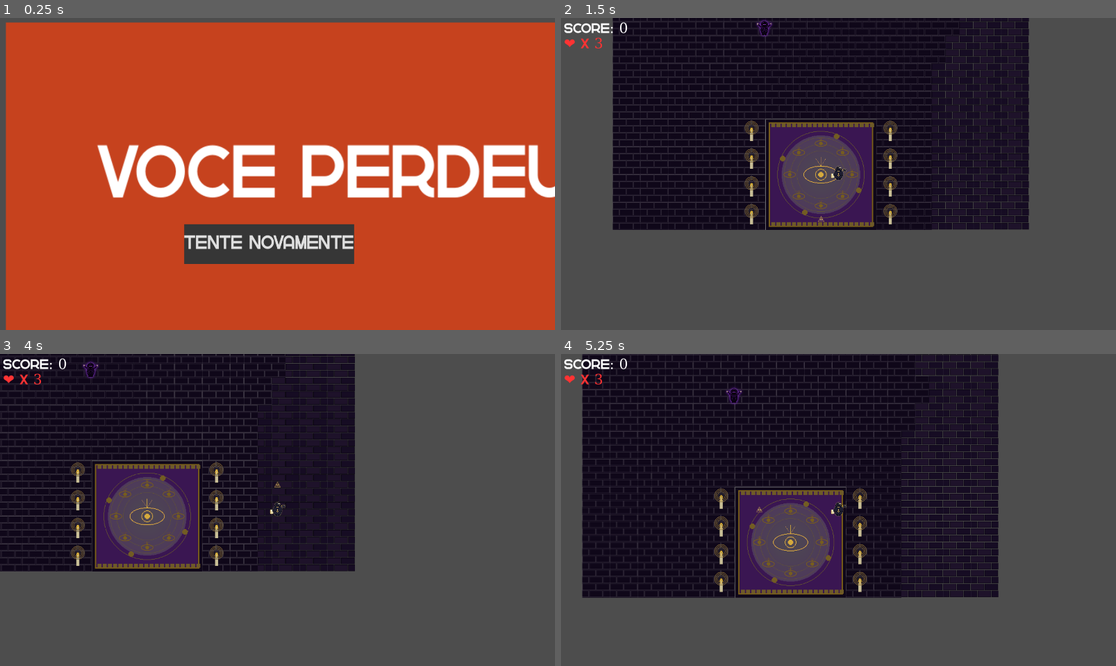
Above: before the commit, frames 1-4 (two rows, left to right).
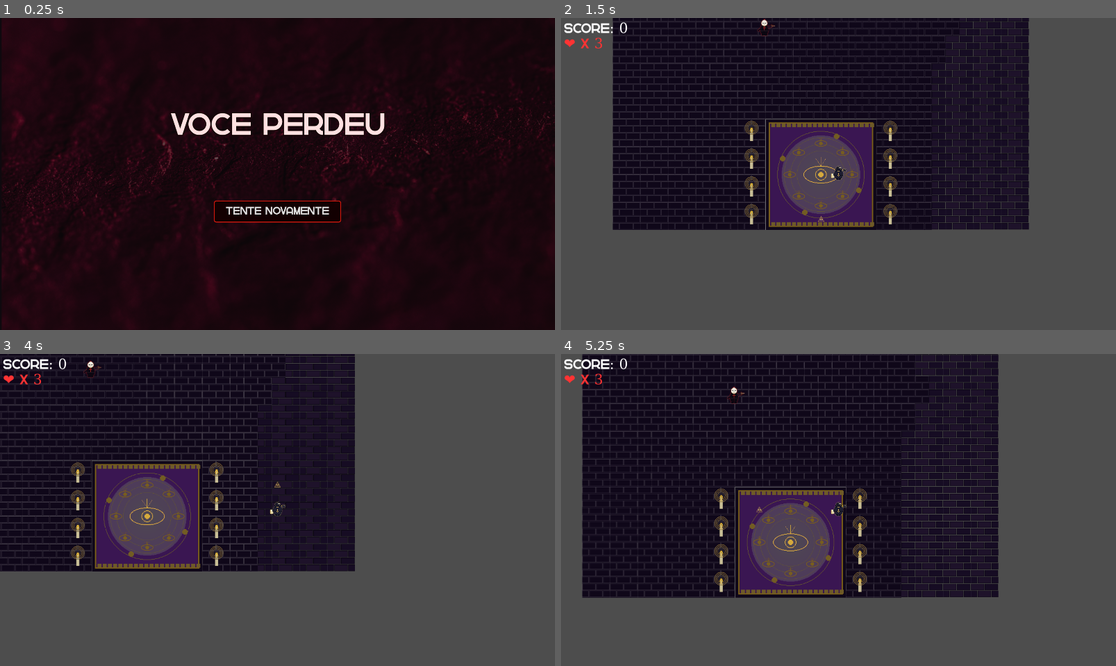
Above: after the commit, the same moments.

Repository: HMarchiori/Infiltrated
Game: Godot game, scene res://youLost.tscn
The game is run twice, just before and just after one commit, with the same random seed, the same clock (stepped at 60 frames per second) and the same inputs. This scene is started directly instead of the project's main scene.
Inputs:
- Up to frame 1 (0.25 s): no input
- Up to frame 2 (1.5 s): click "Tente Novamente" at 0.5 s; tap Enter (ui_accept) at 1.25 s; hold Right (ui_right) from 1.28 s (still down)
- Up to frame 3 (4 s): tap Enter (ui_accept) at 1.52, 2.27, 2.75, 3.77 s; release Right (ui_right) at 2.03 s; hold Down (ui_down) 2.03-2.78 s; hold Right (ui_right) 2.78-3.53 s; hold Up (ui_up) from 3.53 s (still down)
- Up to frame 4 (5.25 s): release Up (ui_up) at 4.28 s; hold Left (ui_left) from 4.28 s (still down); tap Enter (ui_accept) at 4.52 s

The runs differ from the first frame. In frame 1, 100% of the frame differs, in the area x 0-100%, y 0-100%; in frame 2, less than 0.1%; in frame 3, less than 0.1%; in frame 4, less than 0.1%.

Commit message:
refining screens.

Diff:
--- a/infiltrated/Enemy.tscn
+++ b/infiltrated/Enemy.tscn
@@ -2,7 +2,7 @@
 
 [ext_resource type="Script" uid="uid://by4ot1edxp8fm" path="res://Enemy.gd" id="1_enscript"]
 [ext_resource type="PackedScene" uid="uid://dj62gaj2wrmfc" path="res://Projectile.tscn" id="2_projscene"]
-[ext_resource type="Texture2D" uid="uid://621e76swfp7" path="res://Assets/03_chorus_cultist.png" id="3_entex"]
+[ext_resource type="Texture2D" uid="uid://cgcxn0en4v26w" path="res://05_inquisitor.png" id="3_2hac7"]
 
 [sub_resource type="RectangleShape2D" id="RectangleShape2D_enemy"]
 size = Vector2(40, 40)
@@ -15,7 +15,7 @@
 
 [node name="Sprite2D" type="Sprite2D" parent="." unique_id=1771241619]
 scale = Vector2(0.15, 0.15)
-texture = ExtResource("3_entex")
+texture = ExtResource("3_2hac7")
 
 [node name="CollisionShape2D" type="CollisionShape2D" parent="." unique_id=1209608117]
 shape = SubResource("RectangleShape2D_enemy")
--- a/infiltrated/Room.tscn
+++ b/infiltrated/Room.tscn
@@ -1182,6 +1182,7 @@
 sources/6 = SubResource("TileSetAtlasSource_1kin1")
 
 [node name="Room" type="Node2D" unique_id=1136582222]
+position = Vector2(805, 538)
 script = ExtResource("Room_script")
 portal_scene = ExtResource("Portal_scene")
 
--- a/infiltrated/project.godot
+++ b/infiltrated/project.godot
@@ -40,3 +40,4 @@
 [rendering]
 
 rendering_device/driver.windows="d3d12"
+environment/defaults/default_clear_color=Color(0.3019608, 0.3019608, 0.3019608, 0)
--- a/infiltrated/youLost.tscn
+++ b/infiltrated/youLost.tscn
@@ -1,49 +1,67 @@
 [gd_scene format=3 uid="uid://dxhk66qy52x6h"]
 
 [ext_resource type="Script" uid="uid://6720ht4s1uoq" path="res://you_won.gd" id="1_b45bt"]
+[ext_resource type="Texture2D" uid="uid://di1s1gk5yxf5x" path="res://Assets/bllod.png" id="2_blood"]
 
-[sub_resource type="StyleBoxFlat" id="StyleBoxFlat_7o6ky"]
-bg_color = Color(0.2110583, 0.2110583, 0.2110583, 1)
+[sub_resource type="StyleBoxFlat" id="StyleBoxFlat_btn"]
+bg_color = Color(0.07, 0.0, 0.0, 0.9)
+border_width_left = 3
+border_width_top = 3
+border_width_right = 3
+border_width_bottom = 3
+border_color = Color(0.85, 0.1, 0.05, 1.0)
+corner_radius_top_left = 8
+corner_radius_top_right = 8
+corner_radius_bottom_left = 8
+corner_radius_bottom_right = 8
+content_margin_left = 20.0
+content_margin_right = 20.0
+content_margin_top = 10.0
+content_margin_bottom = 10.0
 
-[node name="YouWON" type="Node2D" unique_id=1009401848]
-position = Vector2(0, -23.999998)
-scale = Vector2(2.6000717, 2.8057053)
+[node name="YouLost" type="Node2D"]
 script = ExtResource("1_b45bt")
 
-[node name="ColorRect" type="ColorRect" parent="." unique_id=1458756825]
-z_index = 100
-offset_left = 8.461182
-offset_top = 13.543831
-offset_right = 763.7547
-offset_bottom = 395.54382
-scale = Vector2(0.9962211, 1.0471103)
-color = Color(0.96862745, 0.24313726, 0.047058824, 0.7137255)
-metadata/_edit_use_anchors_ = true
+[node name="CanvasLayer" type="CanvasLayer" parent="."]
 
-[node name="Button" type="Button" parent="." unique_id=162336726]
-z_index = 1003
-offset_left = 245.38432
-offset_top = 263.0
-offset_right = 697.4488
-offset_bottom = 361.0
-scale = Vector2(0.5, 0.5)
-theme_override_font_sizes/font_size = 48
-theme_override_styles/normal = SubResource("StyleBoxFlat_7o6ky")
-toggle_mode = true
-action_mode = 0
-text = "Tente Novamente"
-metadata/_edit_use_anchors_ = true
+[node name="Root" type="Control" parent="CanvasLayer"]
+anchor_right = 1.0
+anchor_bottom = 1.0
 
-[node name="Label" type="Label" parent="." unique_id=705521655]
-z_index = 1000
-offset_left = 126.53497
-offset_top = 143.99231
-offset_right = 688.535
-offset_bottom = 269.9923
-theme_override_font_sizes/font_size = 92
+[node name="Background" type="TextureRect" parent="CanvasLayer/Root"]
+anchor_right = 1.0
+anchor_bottom = 1.0
+texture = ExtResource("2_blood")
+stretch_mode = 6
+
+[node name="Label" type="Label" parent="CanvasLayer/Root"]
+anchor_left = 0.5
+anchor_top = 0.35
+anchor_right = 0.5
+anchor_bottom = 0.35
+offset_left = -500.0
+offset_top = -70.0
+offset_right = 500.0
+offset_bottom = 70.0
+theme_override_font_sizes/font_size = 108
+theme_override_colors/font_color = Color(1.0, 0.88, 0.88, 1.0)
+theme_override_colors/font_outline_color = Color(0.05, 0.0, 0.0, 1.0)
+theme_override_constants/outline_size = 10
 text = "Você Perdeu"
 horizontal_alignment = 1
 vertical_alignment = 1
-metadata/_edit_use_anchors_ = true
 
-[connection signal="pressed" from="Button" to="." method="_on_button_pressed"]
+[node name="Button" type="Button" parent="CanvasLayer/Root"]
+anchor_left = 0.5
+anchor_top = 0.62
+anchor_right = 0.5
+anchor_bottom = 0.62
+offset_left = -220.0
+offset_top = -38.0
+offset_right = 220.0
+offset_bottom = 38.0
+theme_override_font_sizes/font_size = 38
+theme_override_styles/normal = SubResource("StyleBoxFlat_btn")
+text = "Tente Novamente"
+
+[connection signal="pressed" from="CanvasLayer/Root/Button" to="." method="_on_button_pressed"]
--- a/infiltrated/you_won.tscn
+++ b/infiltrated/you_won.tscn
@@ -1,49 +1,67 @@
 [gd_scene format=3 uid="uid://cybhxtsjtw44p"]
 
 [ext_resource type="Script" uid="uid://6720ht4s1uoq" path="res://you_won.gd" id="1_j5gld"]
+[ext_resource type="Texture2D" uid="uid://di1s1gk5yxf5x" path="res://Assets/bllod.png" id="2_blood"]
 
-[sub_resource type="StyleBoxFlat" id="StyleBoxFlat_7o6ky"]
-bg_color = Color(0.2110583, 0.2110583, 0.2110583, 1)
+[sub_resource type="StyleBoxFlat" id="StyleBoxFlat_btn"]
+bg_color = Color(0.0, 0.07, 0.0, 0.9)
+border_width_left = 3
+border_width_top = 3
+border_width_right = 3
+border_width_bottom = 3
+border_color = Color(0.2, 0.85, 0.15, 1.0)
+corner_radius_top_left = 8
+corner_radius_top_right = 8
+corner_radius_bottom_left = 8
+corner_radius_bottom_right = 8
+content_margin_left = 20.0
+content_margin_right = 20.0
+content_margin_top = 10.0
+content_margin_bottom = 10.0
 
-[node name="YouWON" type="Node2D" unique_id=1009401848]
-position = Vector2(0, -23.999998)
-scale = Vector2(2.6000717, 2.8057053)
+[node name="YouWon" type="Node2D"]
 script = ExtResource("1_j5gld")
 
-[node name="ColorRect" type="ColorRect" parent="." unique_id=1458756825]
-z_index = 100
-offset_top = 9.979662
-offset_right = 755.2935
-offset_bottom = 391.97968
-scale = Vector2(0.9962211, 1.0471103)
-color = Color(0.011764706, 0.3647059, 0.003921569, 1)
-metadata/_edit_use_anchors_ = true
+[node name="CanvasLayer" type="CanvasLayer" parent="."]
 
-[node name="Button" type="Button" parent="." unique_id=162336726]
-z_index = 1003
-offset_left = 245.38432
-offset_top = 263.0
-offset_right = 697.4488
-offset_bottom = 361.0
-scale = Vector2(0.5, 0.5)
-theme_override_font_sizes/font_size = 48
-theme_override_styles/normal = SubResource("StyleBoxFlat_7o6ky")
-toggle_mode = true
-action_mode = 0
-text = "Jogar Novamente"
-metadata/_edit_use_anchors_ = true
+[node name="Root" type="Control" parent="CanvasLayer"]
+anchor_right = 1.0
+anchor_bottom = 1.0
 
-[node name="Label" type="Label" parent="." unique_id=705521655]
-z_index = 1000
-offset_left = 66.53663
-offset_top = 126.88431
-offset_right = 700.5366
-offset_bottom = 252.88431
-theme_override_font_sizes/font_size = 92
+[node name="Background" type="TextureRect" parent="CanvasLayer/Root"]
+anchor_right = 1.0
+anchor_bottom = 1.0
+texture = ExtResource("2_blood")
+stretch_mode = 6
+
+[node name="Label" type="Label" parent="CanvasLayer/Root"]
+anchor_left = 0.5
+anchor_top = 0.35
+anchor_right = 0.5
+anchor_bottom = 0.35
+offset_left = -500.0
+offset_top = -70.0
+offset_right = 500.0
+offset_bottom = 70.0
+theme_override_font_sizes/font_size = 108
+theme_override_colors/font_color = Color(1.0, 0.96, 0.7, 1.0)
+theme_override_colors/font_outline_color = Color(0.05, 0.04, 0.0, 1.0)
+theme_override_constants/outline_size = 10
 text = "Você Venceu"
 horizontal_alignment = 1
 vertical_alignment = 1
-autowrap_trim_flags = 128
-metadata/_edit_use_anchors_ = true
 
-[connection signal="pressed" from="Button" to="." method="_on_button_pressed"]
+[node name="Button" type="Button" parent="CanvasLayer/Root"]
+anchor_left = 0.5
+anchor_top = 0.62
+anchor_right = 0.5
+anchor_bottom = 0.62
+offset_left = -220.0
+offset_top = -38.0
+offset_right = 220.0
+offset_bottom = 38.0
+theme_override_font_sizes/font_size = 38
+theme_override_styles/normal = SubResource("StyleBoxFlat_btn")
+text = "Jogar Novamente"
+
+[connection signal="pressed" from="CanvasLayer/Root/Button" to="." method="_on_button_pressed"]
Binary file added: infiltrated/Assets/crimson_mist_bg.png
Not shown, added: infiltrated/Assets/crimson_mist_bg.png.import
